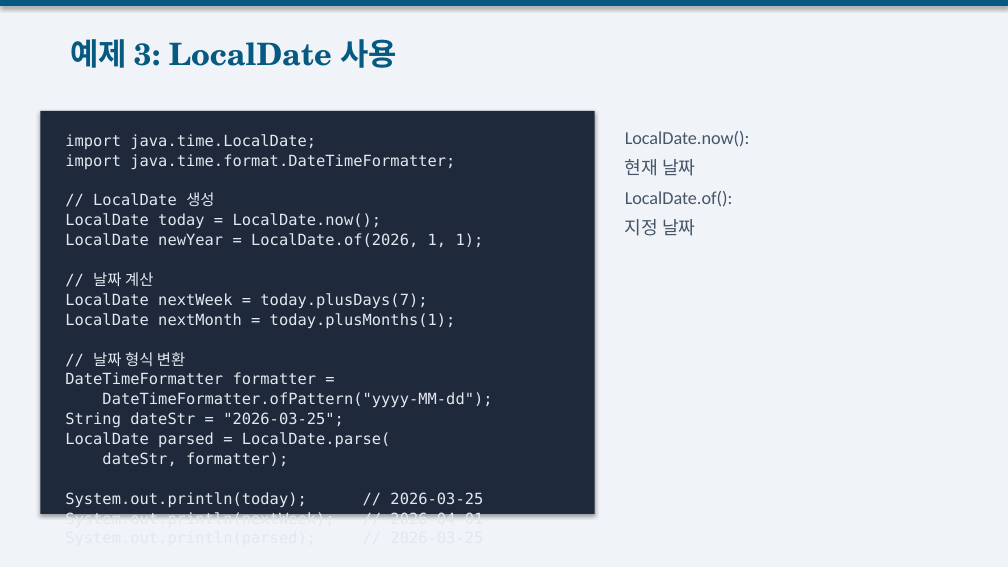
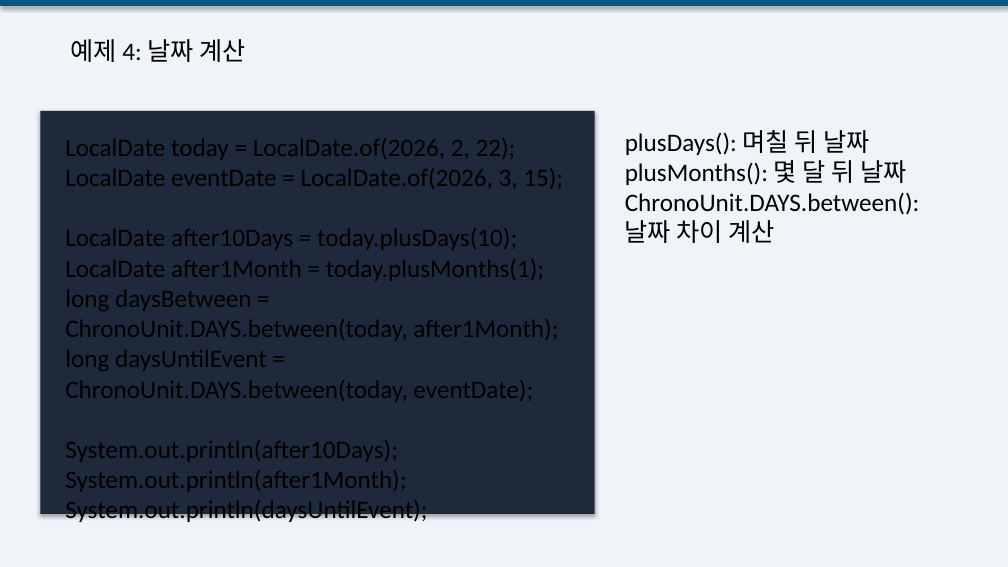
Before and after one commit to gbox3d/java_study, a slide deck: slide 10 of docs/Week05_ExceptionHandling.pptx (slide 9 before the commit). Drawn at 1008x567 pixels with LibreOffice and Linux fonts; fonts in the diff are those of the drawing. Boxes give left, top, right and bottom in pixels: in the first picture for what was removed or moved away, otherwise in the second. Text is boxed around its words. In the diff, an @@ line names an element or a change of style, - is before the commit and + after.

```diff
--- a/docs/Week05_ExceptionHandling.pptx
+++ b/docs/Week05_ExceptionHandling.pptx
@@ text at (70, 39, 246, 62): text changed; size 22 to 18 pt; font TeX Gyre Schola to Calibri; text colour #065A82 to #000000; bold off @@
-예제 3: LocalDate 사용
+예제 4: 날짜 계산
@@ text at (65, 138, 563, 492): text changed; size 11 to 18 pt; font DejaVu Sans Mono to Calibri; text colour #E2E8F0 to #000000 @@
-import java.time.LocalDate;
-import java.time.format.DateTimeFormatter;
-// LocalDate 생성
-LocalDate today = LocalDate.now();
-LocalDate newYear = LocalDate.of(2026, 1, 1);
-// 날짜 계산
-LocalDate nextWeek = today.plusDays(7);
-LocalDate nextMonth = today.plusMonths(1);
-// 날짜 형식 변환
-DateTimeFormatter formatter =
-DateTimeFormatter.ofPattern("yyyy-MM-dd");
-String dateStr = "2026-03-25";
-LocalDate parsed = LocalDate.parse(
-dateStr, formatter);
-System.out.println(today); // 2026-03-25
-System.out.println(nextWeek); // 2026-04-01
-System.out.println(parsed); // 2026-03-25
+LocalDate today = LocalDate.of(2026, 2, 22);
+LocalDate eventDate = LocalDate.of(2026, 3, 15);
+LocalDate after10Days = today.plusDays(10);
+LocalDate after1Month = today.plusMonths(1);
+long daysBetween = ChronoUnit.DAYS.between(today, after1Month);
+long daysUntilEvent = ChronoUnit.DAYS.between(today, eventDate);
+System.out.println(after10Days);
+System.out.println(after1Month);
+System.out.println(daysUntilEvent);
@@ text at (625, 130, 920, 243): text changed; size 13 to 18 pt; text colour #475569 to #000000 @@
-LocalDate.now():
-현재 날짜
-LocalDate.of():
-지정 날짜
+plusDays(): 며칠 뒤 날짜
+plusMonths(): 몇 달 뒤 날짜
+ChronoUnit.DAYS.between(): 날짜 차이 계산
```
Also in this commit, not shown: 10 other slides changed, 1 slide added, 1 slide removed, 16 other files.
